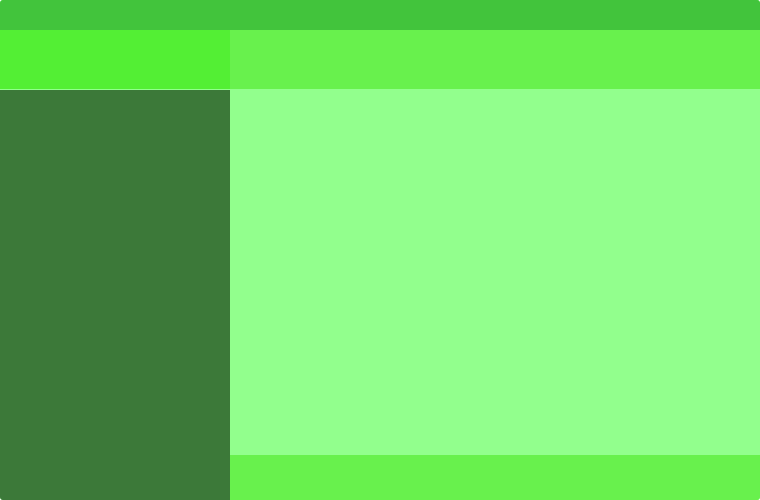
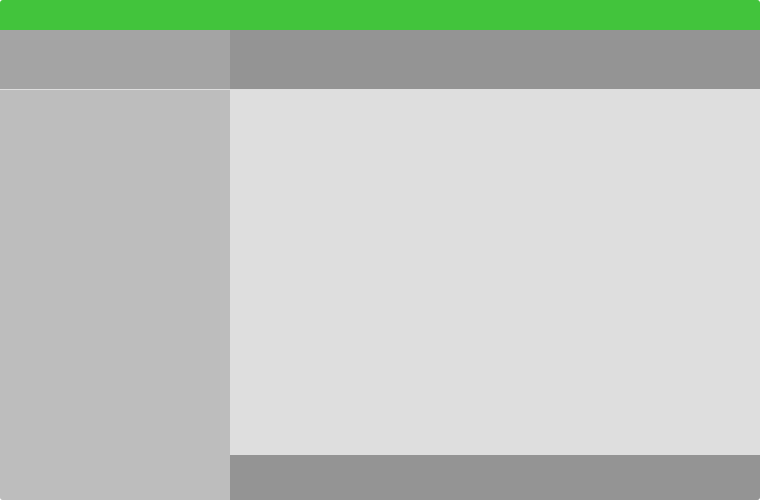
Layer changes from the first 760x500 image to the second:
painted on "4" over [230, 455, 760, 500]
painted on "3" over [0, 90, 230, 500]
painted on "2" over [230, 30, 760, 89]
painted on "1" over [0, 30, 230, 89]
painted on "framework" over [0, 0, 760, 500]
